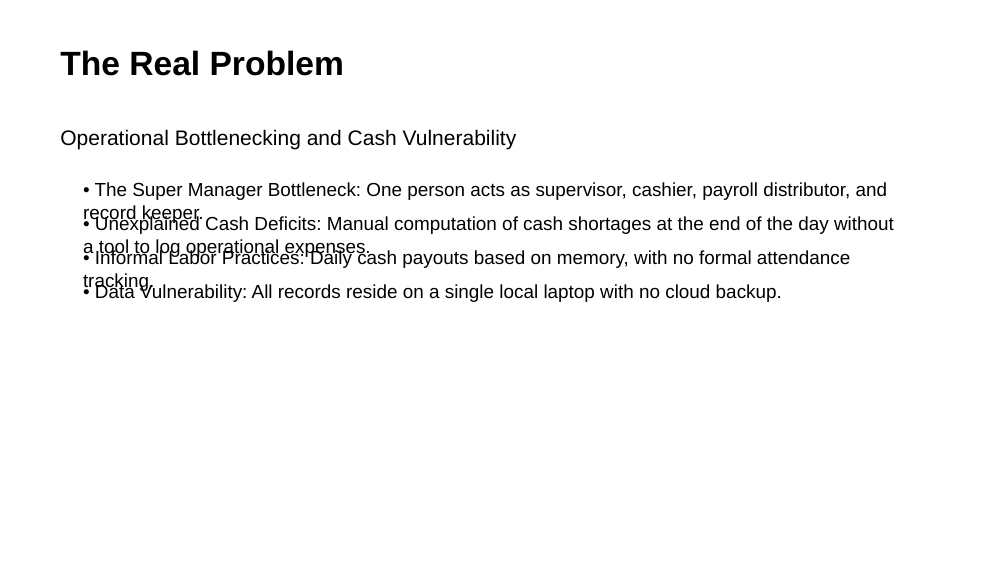
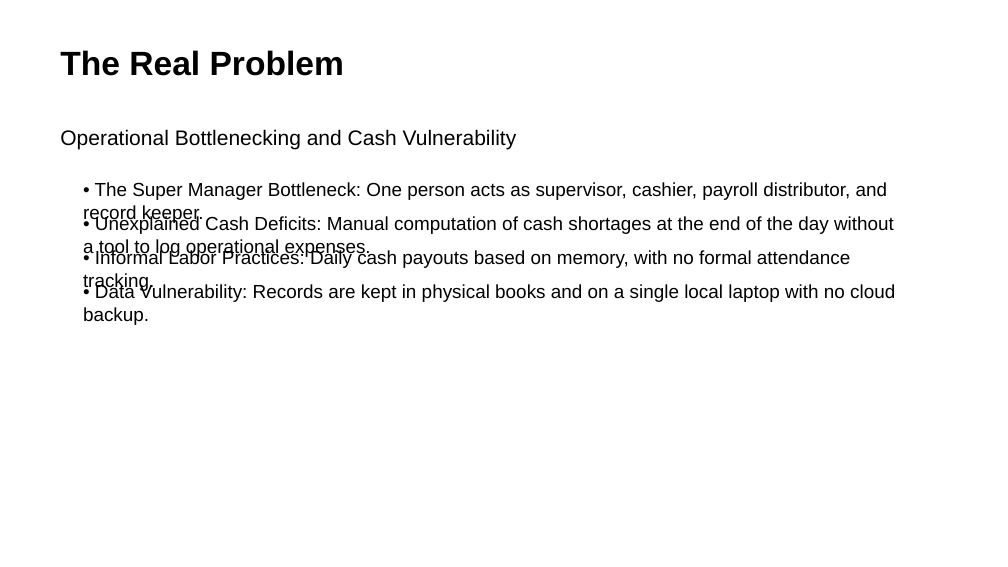
Before and after one commit to mugmarp/requirements-engineering-project-exercise, a slide deck: slide 3 of OUTPUT/DOC-09-Grand-Project-Presentation.pptx. Drawn at 1008x567 pixels with LibreOffice and Linux fonts; fonts in the diff are those of the drawing. Boxes give left, top, right and bottom in pixels: in the first picture for what was removed or moved away, otherwise in the second. Text is boxed around its words. In the diff, an @@ line names an element or a change of style, - is before the commit and + after.

Commit message:
docs: fix Grand Project Presentation Deck layout and add missing fact
- Fixed overlapping layout issues by adjusting vertical spacing between text boxes
- Added missing fact to Slide 3: "Records are kept in physical books and on a single local laptop" (not just laptop)
- Slide 3 now correctly states: "Records are kept in physical books and on a single local laptop with no cloud backup"
- All slides verified for proper vertical spacing with no overlapping elements

```diff
--- a/OUTPUT/DOC-09-Grand-Project-Presentation.pptx
+++ b/OUTPUT/DOC-09-Grand-Project-Presentation.pptx
@@ text at (x1=83, y1=283, x2=895, y2=325): text changed @@
-• Data Vulnerability: All records reside on a single local laptop with no cloud backup.
+• Data Vulnerability: Records are kept in physical books and on a single local laptop with no cloud backup.
```
Also in this commit, not shown: 1 other file.
